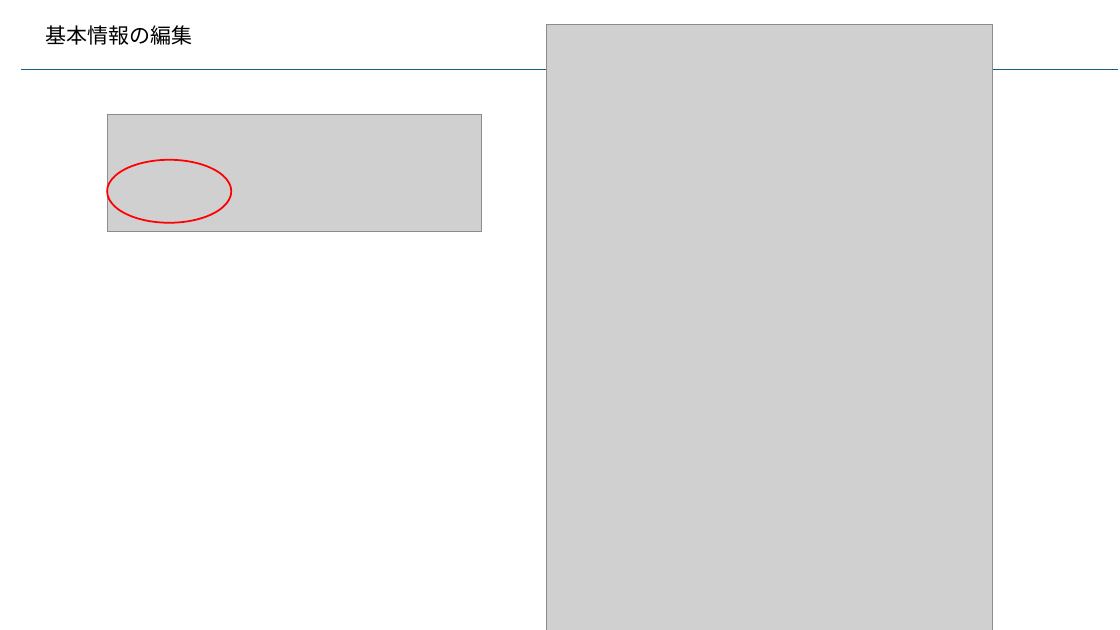
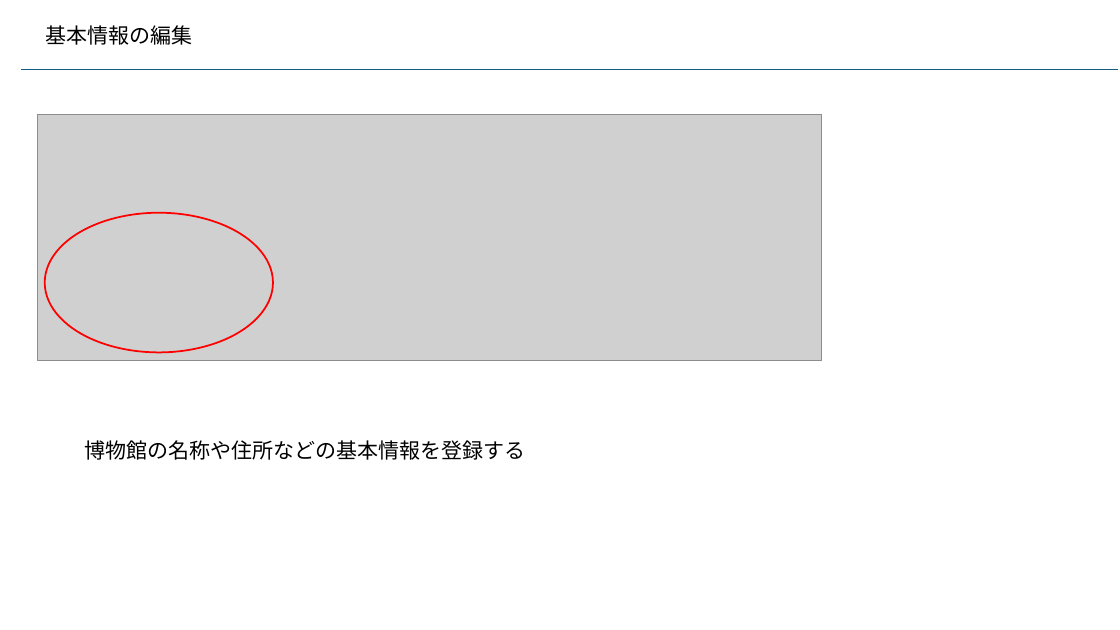
Before and after one commit to kaze-lab/museum_app_proj, a slide deck: slide 31 of 展示物アプリ仕様.pptx. Drawn at 1120x630 pixels with LibreOffice and Linux fonts; fonts in the diff are those of the drawing; grey boxes stand for pictures. Boxes give left, top, right and bottom in pixels: in the first picture for what was removed or moved away, otherwise in the second. Text is boxed around its words. In the diff, an @@ line names an element or a change of style, - is before the commit and + after.

Commit message:
login.phpの名称変更前

```diff
--- a/展示物アプリ仕様.pptx
+++ b/展示物アプリ仕様.pptx
@@ picture removed at <box>547,24,992,630</box> @@
@@ picture: place and size @@
-picture at <box>108,114,482,232</box>
+picture at <box>38,114,822,360</box>
@@ ellipse: place and size @@
-ellipse at <box>108,160,232,223</box>
+ellipse at <box>45,213,273,352</box>
@@ text added at <box>85,440,526,460</box>, 18 pt, text #000000 @@
+博物館の名称や住所などの基本情報を登録する
```
Also in this commit, not shown: 2 other slides changed, 2 slides added, 4 other files.
